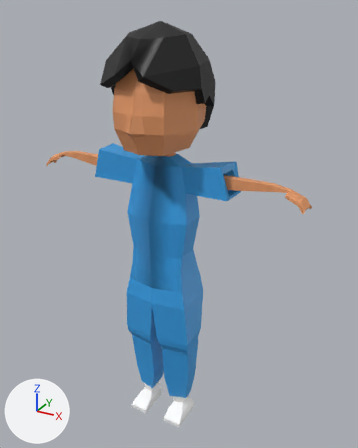
What one commit did to the FBX model Assets/Models/Characters/Supervisor.fbx.
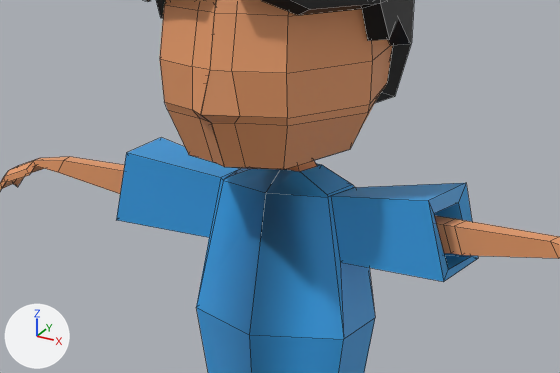
Old and new are each drawn whole from a 50 mm lens placed at (4.93, -8.11, 9.11), pointed at (0.23, 0.42, 4.84) and again close up on the part from 13% to 77% of the width and 20% to 53% of the height. Arrows for +X, +Y and +Z are at lower left; the lights stay in place. The close-ups show mesh edges as thin lines. Vertices at the same position are counted once.

Names of what the first close-up shows: 'Cuerpo', 'Pelo', 'Ropa'.
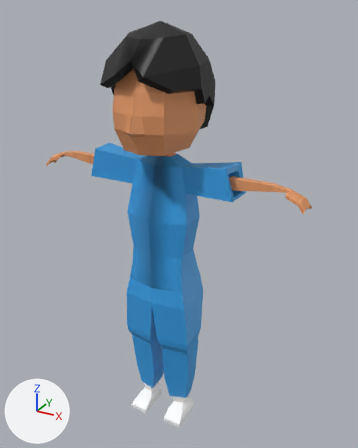
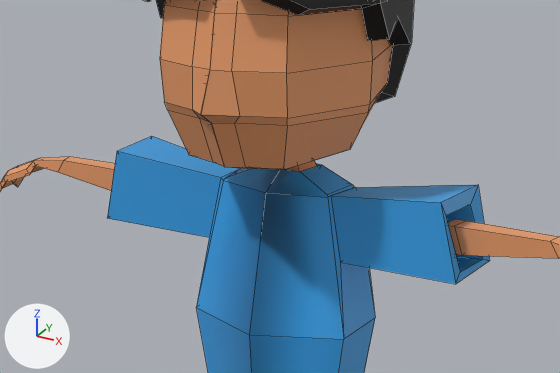
Where the change shows, as pixel boxes (x1, y1, x2, y2) in the close-ups (560 x 373 px; the box of a moved part takes in the faces that stretch with it):
'Ropa', surface changed, recoloured, reshaped
    before: (116, 138, 478, 373)
    after: (107, 136, 490, 373)
'Cuerpo', reshaped
    both: (0, 0, 560, 258)
part 1 of me_sphere_005, moved or reshaped
    before: (116, 138, 239, 238)
    after: (107, 136, 239, 238)
part 2 of me_sphere_005, moved or reshaped
    before: (331, 183, 478, 282)
    after: (331, 185, 490, 284)
part 3 of me_sphere_003, deleted
    before: (434, 215, 455, 254)

What changed in the scene script:
```text
Change mat_material_001:
    mat_material_001.texture: img_ropa_png -> img_cuerpo_png  # not seen -> with its transparency
Add mat_material_003:
    mat_material_003 = principled_material('Material.003')
    mat_material_003.texture = img_ropa_png  # with its transparency
Change me_sphere_003:
    used by ob_cuerpo; location = (0.0, 0.0, -4.65)
    remove me_sphere_003.from_pydata(...)  # 324 vertices, 304 faces; spans x -3.02..3.02, y -0.98..0.98, z 4.64..13.0
    remove me_sphere_003.materials.append(mat_material)  # picture img_cuerpo_png
    add me_sphere_003.from_pydata(...)  # 252 vertices, 220 faces; spans x -3.02..3.02, y -0.98..0.98, z 4.64..13.0
    me_sphere_003 part 3
    72 vertices are removed from x -0.74..0.74, y -0.38..0.67, z 6.63..10.82
    84 faces are deleted
    add me_sphere_003.materials.append(mat_material_001)  # picture img_cuerpo_png
Change me_sphere_005:
    where me_sphere_005.from_pydata(...)  # 204 vertices, 219 faces; spans x -1.58..1.58, y -0.42..0.82, z 5.18..11.04
    used by ob_ropa; location = (0.0, 0.0, -4.65)
    before: 41 (-1.45, 0.5, 11.03) at pixel (161, 137), 42 (-1.39, -0.08, 11.03) at pixel (126, 152), 43 (-1.58, 0.5, 10.43), 44 (-1.54, -0.09, 10.42) at pixel (116, 220), 85 (-1.44, 0.36, 10.9)
    before: 86 (-1.38, 0.03, 10.9), 87 (-1.56, 0.37, 10.48), 88 (-1.52, 0.02, 10.48)
    before: 144 (1.45, 0.5, 11.03) at pixel (466, 182), 145 (1.39, -0.08, 11.03) at pixel (428, 200), 146 (1.58, 0.5, 10.43) at pixel (478, 258), 147 (1.54, -0.09, 10.42) at pixel (443, 281), 200 (1.44, 0.36, 10.9) at pixel (458, 202)
    before: 201 (1.38, 0.03, 10.9) at pixel (433, 213), 202 (1.56, 0.37, 10.48) at pixel (470, 256), 203 (1.52, 0.02, 10.48) at pixel (448, 269)
    remove me_sphere_005.materials.append(mat_material_001)  # picture img_ropa_png
    me_sphere_005 part 1
    add for i in [*range(41, 45), *range(85, 89)]: me_sphere_005.vertices[i].co += Vector((-0.1, 0.0, 0.0))
    me_sphere_005 part 2
    add for i in [*range(144, 148), *range(200, 204)]: me_sphere_005.vertices[i].co += Vector((0.1, 0.0, 0.0))
    add me_sphere_005.materials.append(mat_material_003)  # picture img_ropa_png
```
